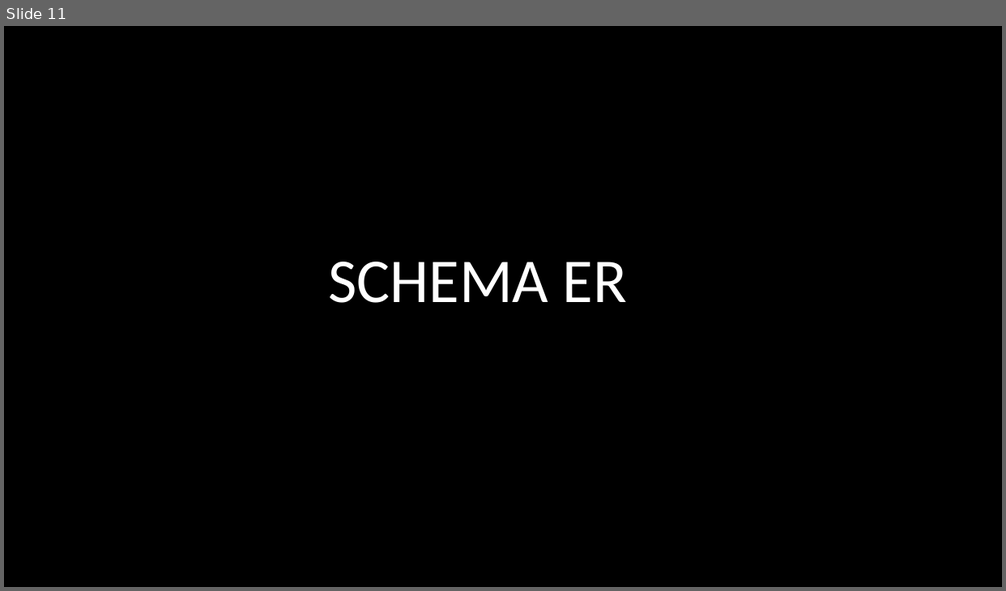
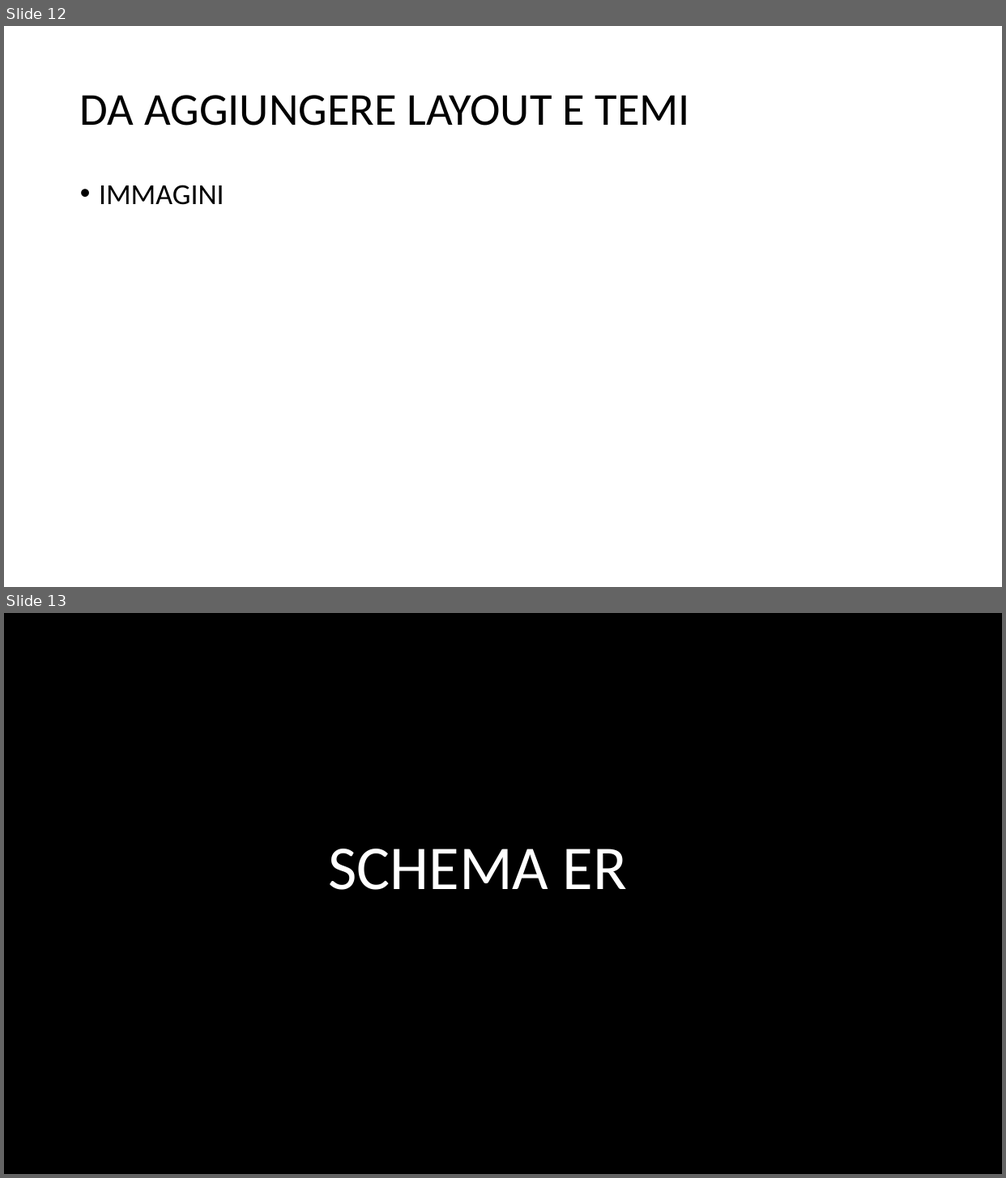
Before and after one commit to DrRek/ProgettoPW, a slide deck: Presentazione/Presentazione Progetto.pptx. Shown one above the other, each under a label of ours: slide 11 before the commit, slides 12 and 13 after it. The pictures are 1006x591 and 1006x1178 pixels, drawn with LibreOffice and Linux fonts; fonts in the diff are those of the drawing. Boxes give left, top, right and bottom in pixels: in the first picture for what was removed or moved away, otherwise in the second. Text is boxed around its words. In the diff, an @@ line names an element or a change of style, - is before the commit and + after.

Commit message:
Presentazione QUASI completa
Se avete tempo o domattina visionatela e continuatela (perchè non so
come fare le diapositive per il layout e come scrivere la divisione del
lavoro fra membri del team).

```diff
--- a/Presentazione/Presentazione Progetto.pptx
+++ b/Presentazione/Presentazione Progetto.pptx
@@ slide 12 added at bbox=[4, 26, 1002, 587], background #FFFFFF @@
@@ title added at bbox=[80, 95, 690, 126], 44 pt, text #000000 @@
+DA AGGIUNGERE LAYOUT E TEMI
@@ text added at bbox=[99, 185, 224, 205], 28 pt, text #000000 @@
+• IMMAGINI
@@ what was slide 11 is now slide 13 @@
```
Also in this commit, not shown: 8 other slides added.
